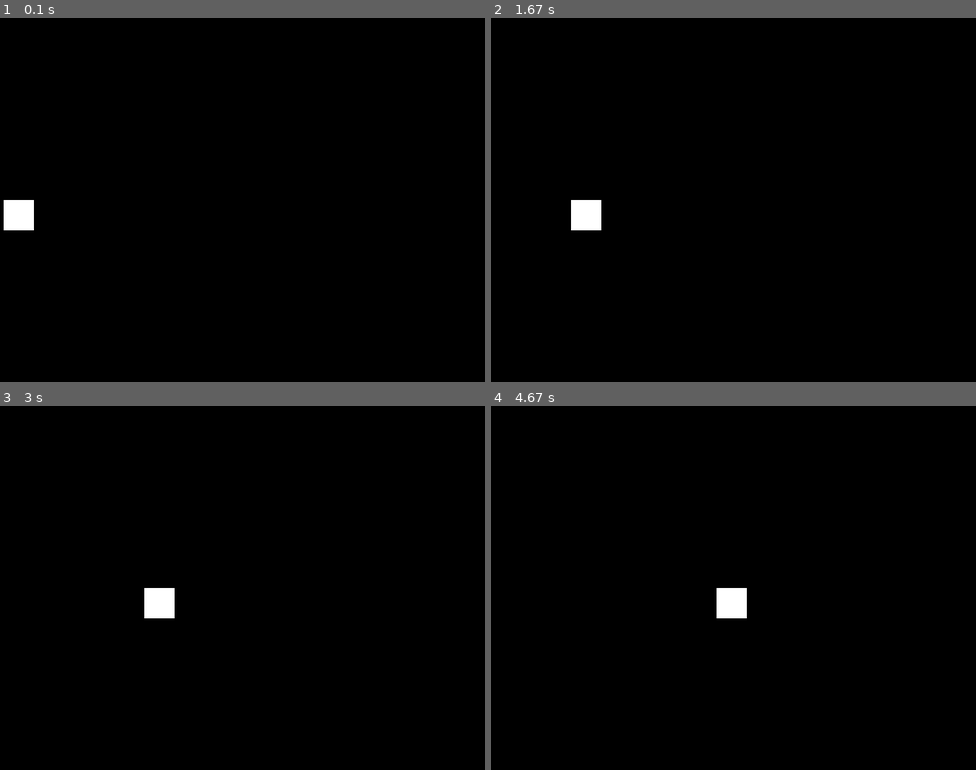
Above: before the commit, frames 1-4 (two rows, left to right).
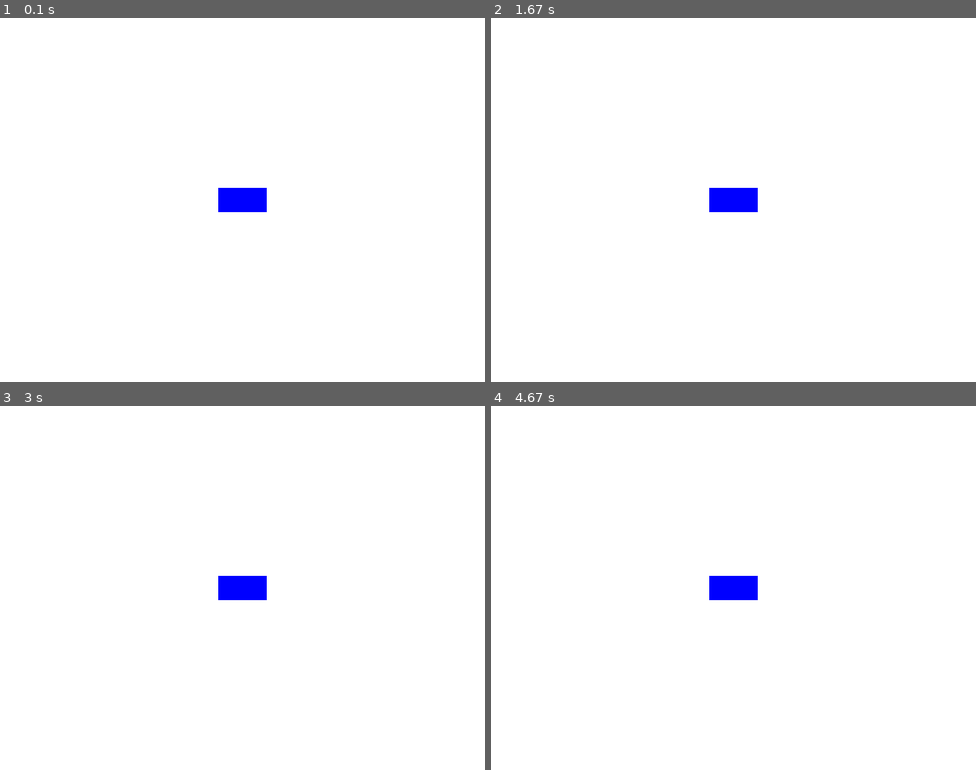
Above: after the commit, the same moments.

Repository: Hwanjun-Koo/Design-Pattern
Game: pygame game, started from 배달서비스 프로젝트/DeliveryUI.py
Two runs of this game, one before a commit and one after it. Both use one fixed random seed, a clock stepped at 60 frames per second and the inputs below.
Inputs:
- Up to frame 1 (0.1 s): no input
- Up to frame 2 (1.67 s): no input
- Up to frame 3 (3 s): no input
- Up to frame 4 (4.67 s): no input

The runs differ from the first frame. In frame 1, 99% of the frame differs, in the area x 0-100%, y 0-100%; in frame 2, 99%; in frame 3, 99%; in frame 4, 100%.

Commit message:
알림창 띄우기

Diff:
--- a/배달서비스 프로젝트/DeliveryService.py
+++ b/배달서비스 프로젝트/DeliveryService.py
@@ -1,14 +1,42 @@
 import time
 import copy
+import tkinter as tk
 
 #배달 상태를 관찰하고 알림을 보내는 옵저버 생성
 class Observer:
     def update(self):
         pass
 
-class DeliveryObserver:
+class DeliveryObserver(Observer):
+    def __init__(self):
+        self.root = tk.Tk()
+        self.root.geometry("400x200")
+        self.label = tk.Label(self.root, text="")
+        self.label.pack()
+
     def update(self, state):
-        print(f"현재 배달 상태: {state}")
+        if state == "요리 중":
+            print(f"현재 배달 상태: {state}")
+            self.label.config(text="주문이 접수되었습니다.")  # 알림 메시지 설정
+            self.root.after(2000, self.clear_label_and_close_window)
+            self.root.mainloop()
+        elif state == "배달 출발":
+            print(f"현재 배달 상태: {state}")
+            self.label.config(text="배달이 시작되었습니다.")  # 알림 메시지 설정
+            self.root.after(2000, self.clear_label_and_close_window)
+            self.root.mainloop()
+        else:
+            print(f"현재 배달 상태: {state}")
+
+    def clear_label(self):
+        self.label.config(text="")
+
+    def close_window(self):
+        self.root.destroy()
+
+    def clear_label_and_close_window(self):
+        self.clear_label()
+        self.close_window()
 #옵저버가 관찰할 식당
 class Restaurant:
     def __init__(self):
@@ -82,7 +110,7 @@
         self.default_order = self.proto_order.create("", "", "", "", True, "")
 
     def order_process(self):
-        states = ["주문 확인", "주문 접수", "요리 중", "배달 출발", "배달 중", "배달 도착"]
+        states = ["주문 접수", "요리 중", "배달 출발", "배달 중", "배달 도착"]
         for state in states:
             self.restaurant.setState(state)
             time.sleep(1)
--- a/배달서비스 프로젝트/DeliveryUI.py
+++ b/배달서비스 프로젝트/DeliveryUI.py
@@ -1,38 +1,37 @@
 import pygame
-import sys
 
-# 초기화
+# 화면 크기 설정
+WIDTH, HEIGHT = 800, 600
+BG_COLOR = (255, 255, 255)  # 배경색
+
+# 오토바이 색상
+BIKE_COLOR = (0, 0, 255)
+
+# 오토바이 크기와 위치
+BIKE_WIDTH, BIKE_HEIGHT = 80, 40
+BIKE_X, BIKE_Y = WIDTH // 2, HEIGHT // 2
+
+# pygame 초기화
 pygame.init()
+screen = pygame.display.set_mode((WIDTH, HEIGHT))
+pygame.display.set_caption("Delivery Motorcycle")
 
-# 창 크기 설정
-screen = pygame.display.set_mode((800, 600))
-
-# 배달원 위치 초기화
-deliverer_position = [0, 300]
-
-# 이동 속도 설정 (픽셀/초)
-speed = 800 // 10  # 스크린을 가로지르는 데 10초 걸리도록 설정
-
-# 시계 객체 생성
-clock = pygame.time.Clock()
-
-while True:
+# 게임 루프
+running = True
+while running:
+    # 이벤트 처리
     for event in pygame.event.get():
         if event.type == pygame.QUIT:
-            pygame.quit()
-            sys.exit()
+            running = False
 
-    # 배경색을 검은색으로 설정
-    screen.fill((0, 0, 0))
+    # 배경 그리기
+    screen.fill(BG_COLOR)
 
-    # 배달원의 위치 업데이트
-    deliverer_position[0] += speed * (clock.get_time() / 1000)  # 속도 * 시간 = 이동 거리
-
-    # 배달원 그리기 (여기서는 간단하게 사각형으로 그립니다)
-    pygame.draw.rect(screen, (255, 255, 255), (*deliverer_position, 50, 50))
+    # 오토바이 그리기
+    pygame.draw.rect(screen, BIKE_COLOR, (BIKE_X - BIKE_WIDTH // 2, BIKE_Y - BIKE_HEIGHT // 2, BIKE_WIDTH, BIKE_HEIGHT))
 
     # 화면 업데이트
     pygame.display.flip()
 
-    # 프레임 간 시간 측정
-    clock.tick(60)
+# pygame 종료
+pygame.quit()
